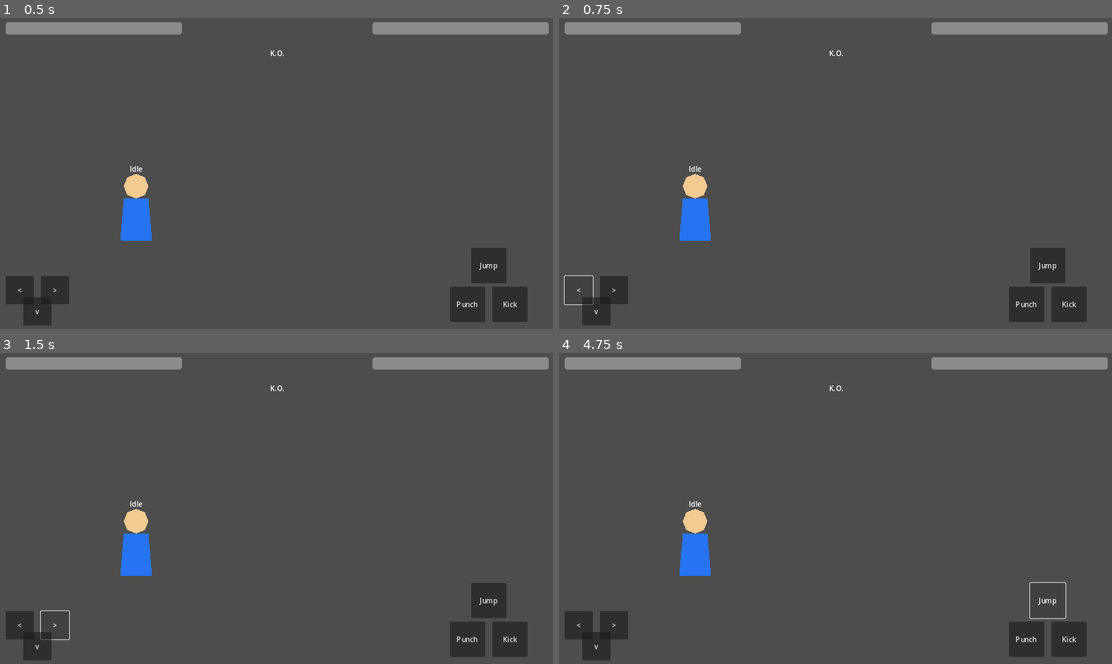
Above: before the commit, frames 1-4 (two rows, left to right).
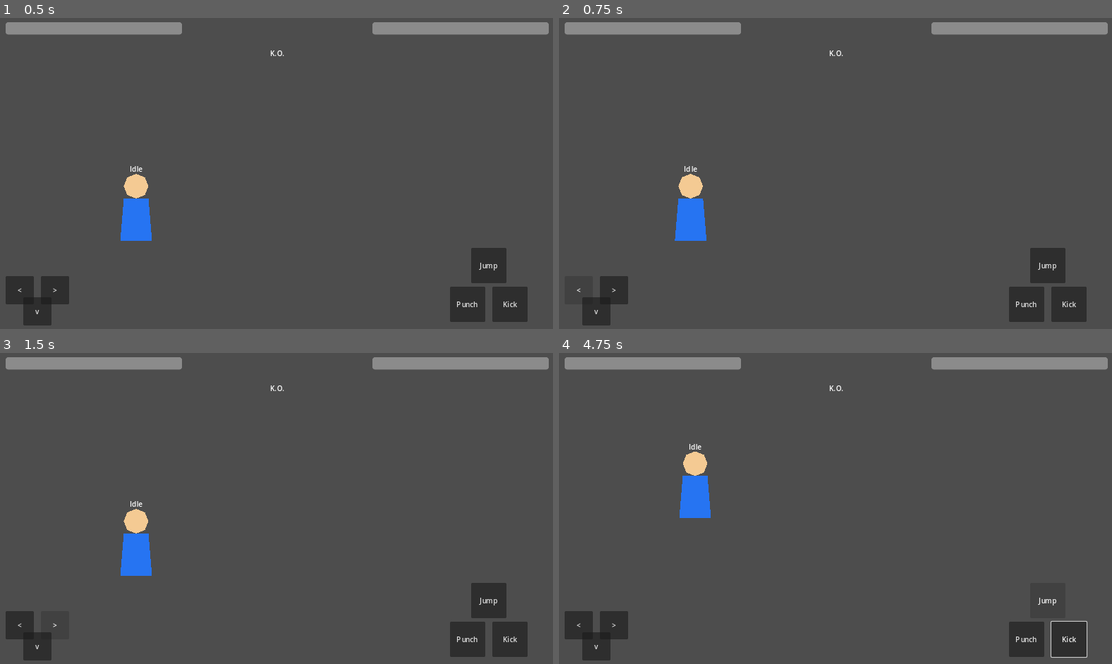
Above: after the commit, the same moments.

Repository: adamonine-stack/hashire-kaminari-dakkan-no-kobushi
Game: Godot game, scene res://scenes/Battle.tscn
Two runs of this game, one before a commit and one after it. Both use one fixed random seed, a clock stepped at 60 frames per second and the inputs below.
Inputs:
- Up to frame 1 (0.5 s): no input
- Up to frame 2 (0.75 s): click "<" at 0.5 s
- Up to frame 3 (1.5 s): click ">" at 1.25 s
- Up to frame 4 (4.75 s): click "v" at 2 s; click "Punch" at 2.75 s; click "Kick" at 3.5 s; click "Jump" at 4.25 s

Frame 1 is identical in both runs. In frame 2, 0.4% of the frame differs, in the area x 0-28%, y 47-93%; in frame 3, less than 0.1%; in frame 4, 2.0%, in the area x 21-96%, y 29-98%.

Commit message:
Attach battle UI input script

Diff:
--- a/godot/scenes/UI.tscn
+++ b/godot/scenes/UI.tscn
@@ -1,4 +1,6 @@
-[gd_scene format=3]
+[gd_scene load_steps=2 format=3]
+
+[ext_resource type="Script" path="res://scripts/ui/battle_ui_input.gd" id="1_battle_ui_input"]
 
 [node name="UI" type="CanvasLayer"]
 
@@ -9,6 +11,7 @@
 anchor_bottom = 1.0
 grow_horizontal = 2
 grow_vertical = 2
+script = ExtResource("1_battle_ui_input")
 
 [node name="PlayerHpBar" type="ProgressBar" parent="BattleUIRoot"]
 layout_mode = 1
